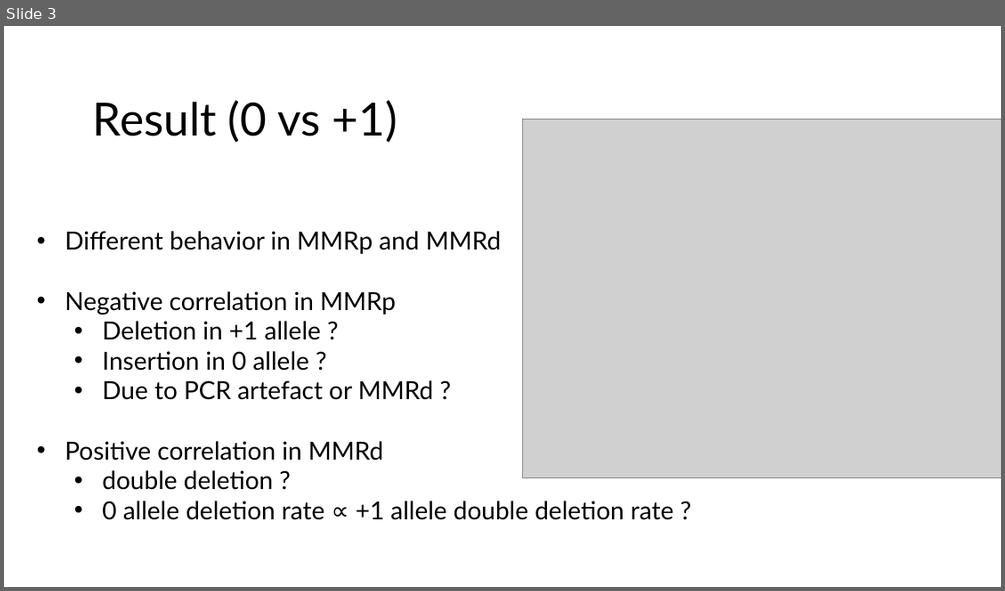
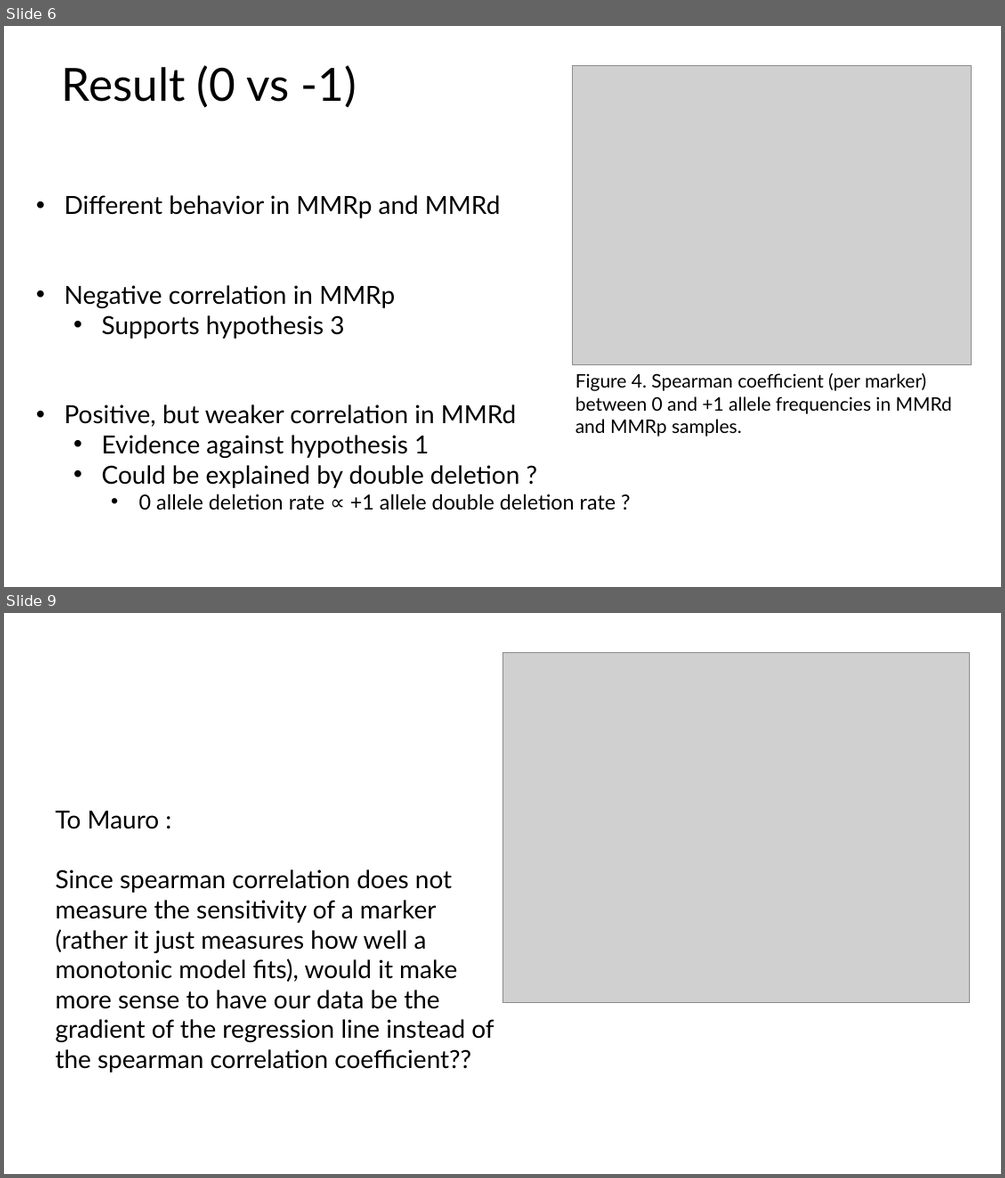
Before and after one commit to Awelson/MasterProject, a slide deck: Presentation1.pptx. Shown one above the other, each under a label of ours: slide 3 before the commit, slides 6 and 9 after it; the slides between them are not shown. The pictures are 1005x591 and 1005x1178 pixels, drawn with LibreOffice and Linux fonts; fonts in the diff are those of the drawing; grey boxes stand for pictures. Boxes give left, top, right and bottom in pixels: in the first picture for what was removed or moved away, otherwise in the second. Text is boxed around its words. In the diff, an @@ line names an element or a change of style, - is before the commit and + after.

```diff
--- a/Presentation1.pptx
+++ b/Presentation1.pptx
@@ slide 9 added at [4,613,1001,1174], background #FFFFFF @@
@@ picture added at [502,653,970,1003] @@
@@ text added at [56,811,494,1072], 24 pt, text #000000 @@
+To Mauro :
+Since spearman correlation does not measure the sensitivity of a marker (rather it just measures how well a monotonic model fits), would it make more sense to have our data be the gradient of the regression line instead of the spearman correlation coefficient??
@@ what was slide 3 is now slide 6 @@
@@ slide 6 changed as well @@
@@ title at [62,65,357,108]: text changed @@
-Result (0 vs +1)
+Result (0 vs -1)
@@ picture: place and size @@
-picture at [522,119,1001,477]
+picture at [573,66,971,365]
@@ text "Different behavior in MMRp and ...": place and size @@
-text "Different behavior in MMRp and ..." at [65,231,673,520]
+text "Different behavior in MMRp and ..." at [65,195,615,509]
@@ text at [65,315,520,488]: text changed @@
-  • Deletion in +1 allele ?
-  • Insertion in 0 allele ?
-  • Due to PCR artefact or MMRd ?
-• Positive correlation in MMRd
-  • double deletion ?
+  • Supports hypothesis 3
+• Positive, but weaker correlation in MMRd
+  • Evidence against hypothesis 1
+  • Could be explained by double deletion ?
@@ text added at [575,373,952,436], 18 pt, text #000000 @@
+Figure 4. Spearman coefficient (per marker) between 0 and +1 allele frequencies in MMRd and MMRp samples.
@@ text at [139,493,615,509]: size 24 to 20 pt in "0 allele deletion rate ∝ +1 allele ..."; list level 2 to 3 in "0 allele deletion rate ∝ ..." @@
```
Also in this commit, not shown: 4 other slides changed, 5 other slides added, 2 slides removed, 12 other files.
